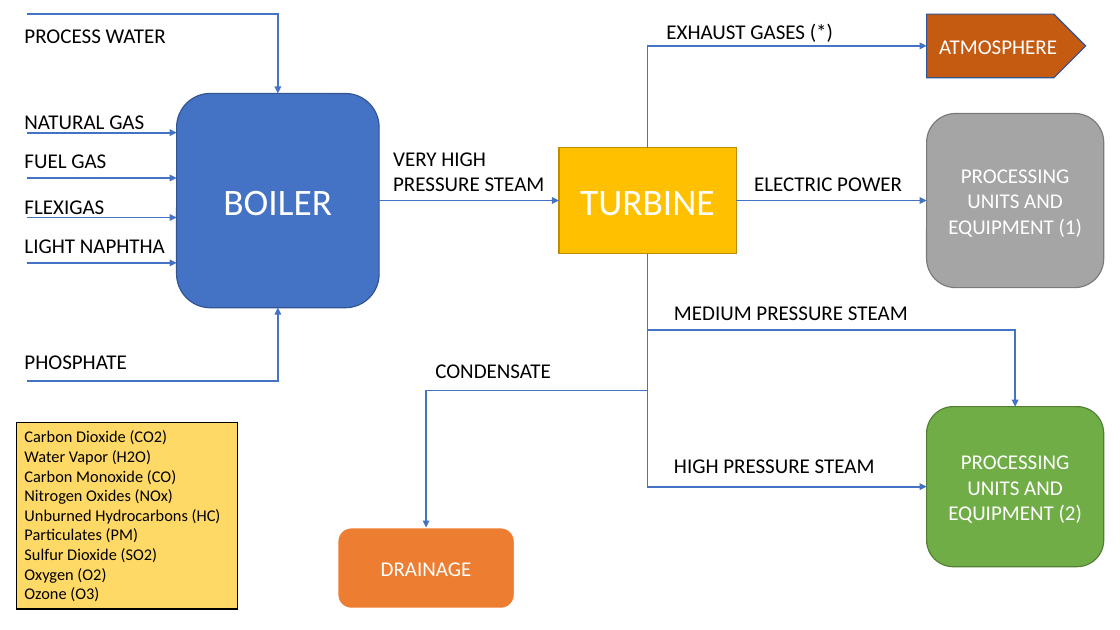
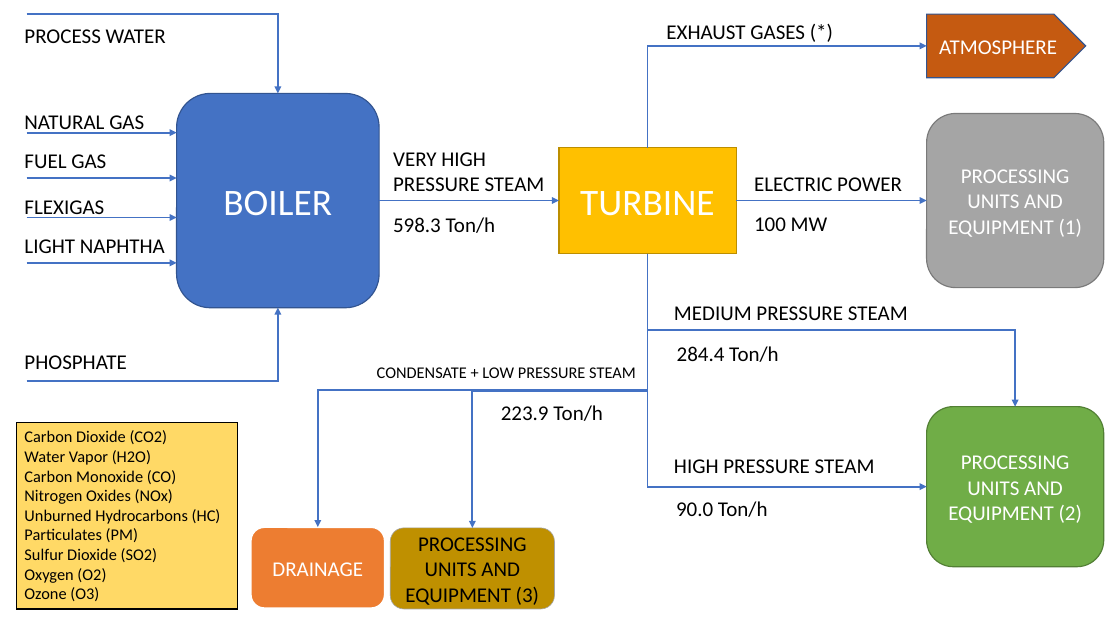
Before and after one commit to nielsmejia/Cogeneration, a slide deck: slide 1 of Niels Mejia Final Homework Presentation.pptx. Drawn at 1120x630 pixels with LibreOffice and Linux fonts; fonts in the diff are those of the drawing. Boxes give left, top, right and bottom in pixels: in the first picture for what was removed or moved away, otherwise in the second. Text is boxed around its words. In the diff, an @@ line names an element or a change of style, - is before the commit and + after.

```diff
--- a/Niels Mejia Final Homework Presentation.pptx
+++ b/Niels Mejia Final Homework Presentation.pptx
@@ text added at <box>393,217,496,233</box>, 18 pt, text #000000 @@
+598.3 Ton/h
@@ text added at <box>754,217,828,231</box>, 18 pt, text #000000 @@
+100 MW
@@ elbow arrow moved from (648, 254) - (426, 528) to (648, 254) - (318, 528) @@
@@ elbow arrow added from (648, 254) to (472, 528), #4472C4 1.5 pt @@
@@ text added at <box>677,346,779,362</box>, 18 pt, text #000000 @@
+284.4 Ton/h
@@ text at <box>377,367,636,378</box>: text changed; size 18 to 14 pt @@
-CONDENSATE
+CONDENSATE + LOW PRESSURE STEAM
@@ text added at <box>501,405,603,421</box>, 18 pt, text #000000 @@
+223.9 Ton/h
@@ text added at <box>676,501,768,517</box>, 18 pt, text #000000 @@
+90.0 Ton/h
@@ rounded rectangle "DRAINAGE": place and size @@
-rounded rectangle "DRAINAGE" at <box>338,528,515,608</box>
+rounded rectangle "DRAINAGE" at <box>251,528,385,608</box>
@@ rounded rectangle added at <box>391,528,555,608</box>, fill #BF9000, outline #A5A5A5 0.5 pt, 18 pt, text #000000 @@
+PROCESSING UNITS AND EQUIPMENT (3)
```
Also in this commit, not shown: 1 other slide changed, 1 other file.
